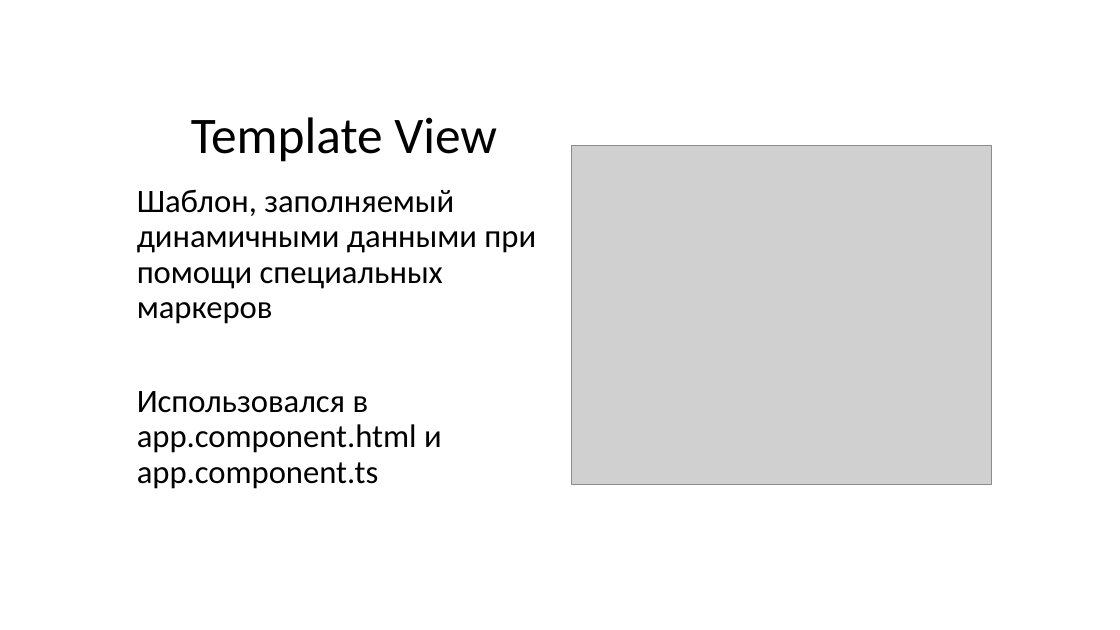
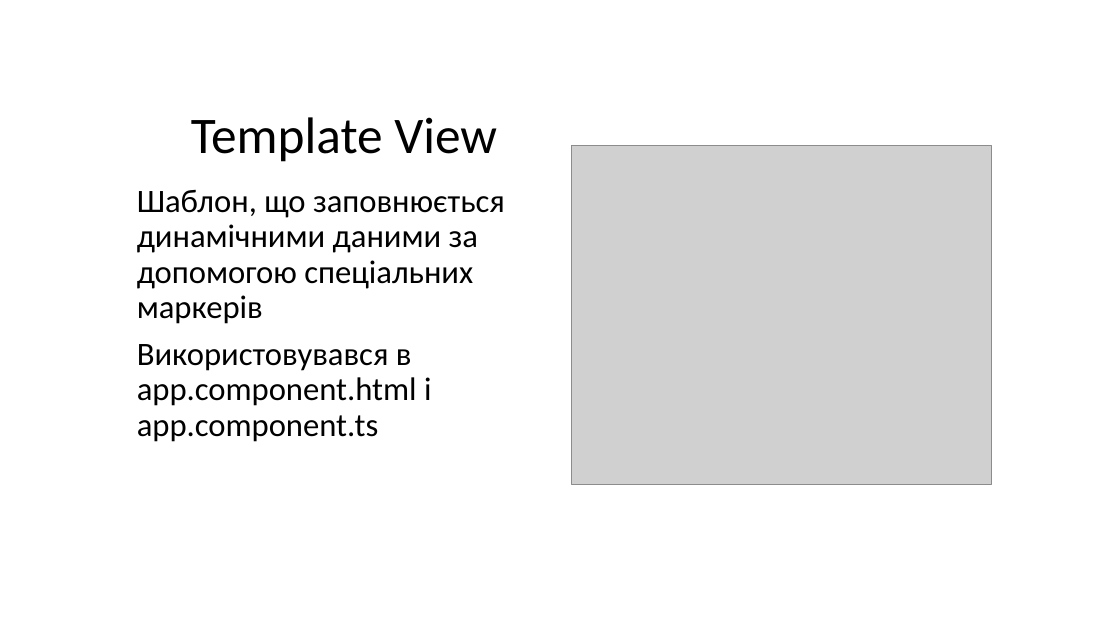
Before and after one commit to Nerdan0/KPOP2021, a slide deck: slide 2 of Lab8/Лаб8.pptx. Drawn at 1120x630 pixels with LibreOffice and Linux fonts; fonts in the diff are those of the drawing; grey boxes stand for pictures; background and template pictures are left out. Boxes give left, top, right and bottom in pixels: in the first picture for what was removed or moved away, otherwise in the second. Text is boxed around its words. In the diff, an @@ line names an element or a change of style, - is before the commit and + after.

```diff
--- a/Lab8/Лаб8.pptx
+++ b/Lab8/Лаб8.pptx
@@ text at [137,190,505,442]: text changed @@
-Шаблон, заполняемый динамичными данными при помощи специальных маркеров
-Использовался в app.component.html и app.component.ts
+Шаблон, що заповнюється динамічними даними за допомогою спеціальних маркерів
+Використовувався в app.component.html і app.component.ts
```
Also in this commit, not shown: 4 other slides changed, 1 other file.
